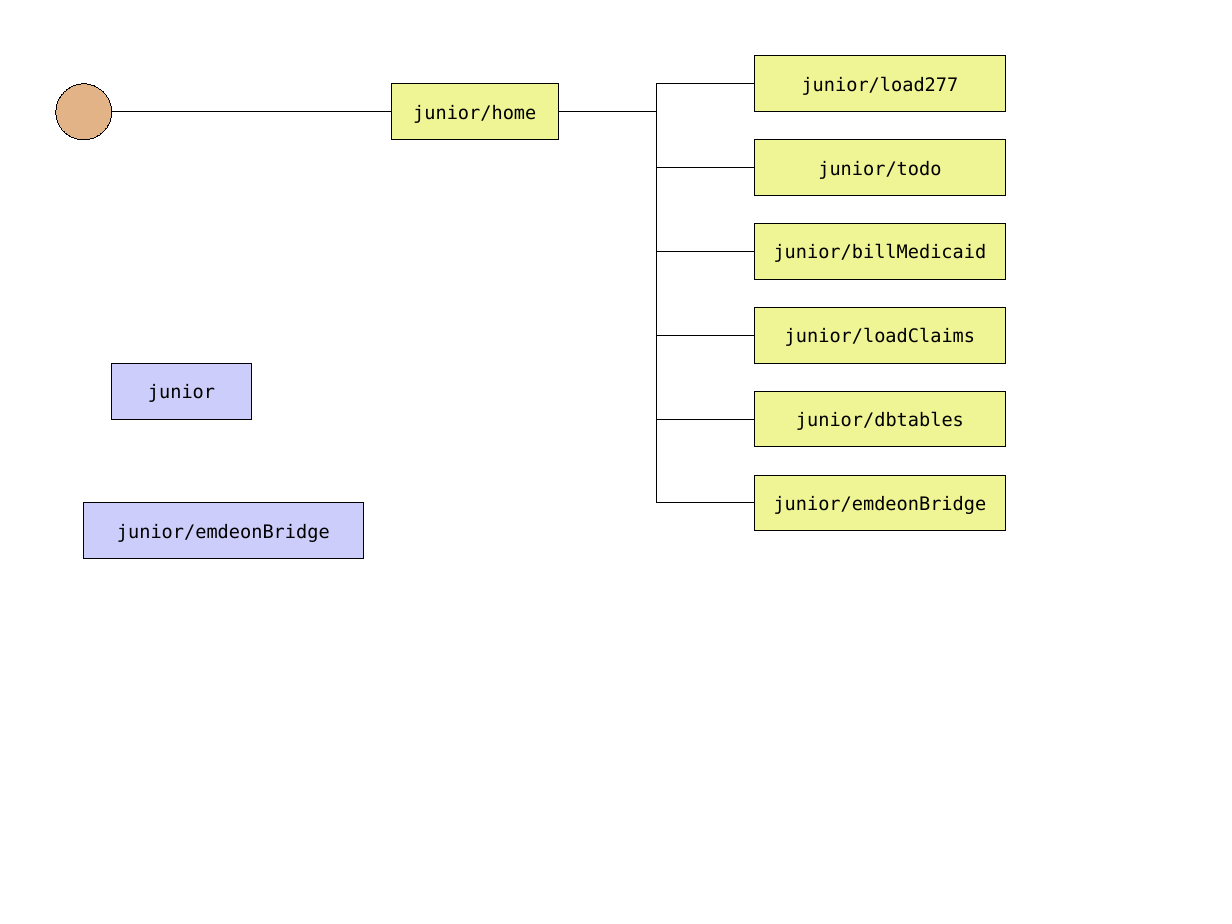
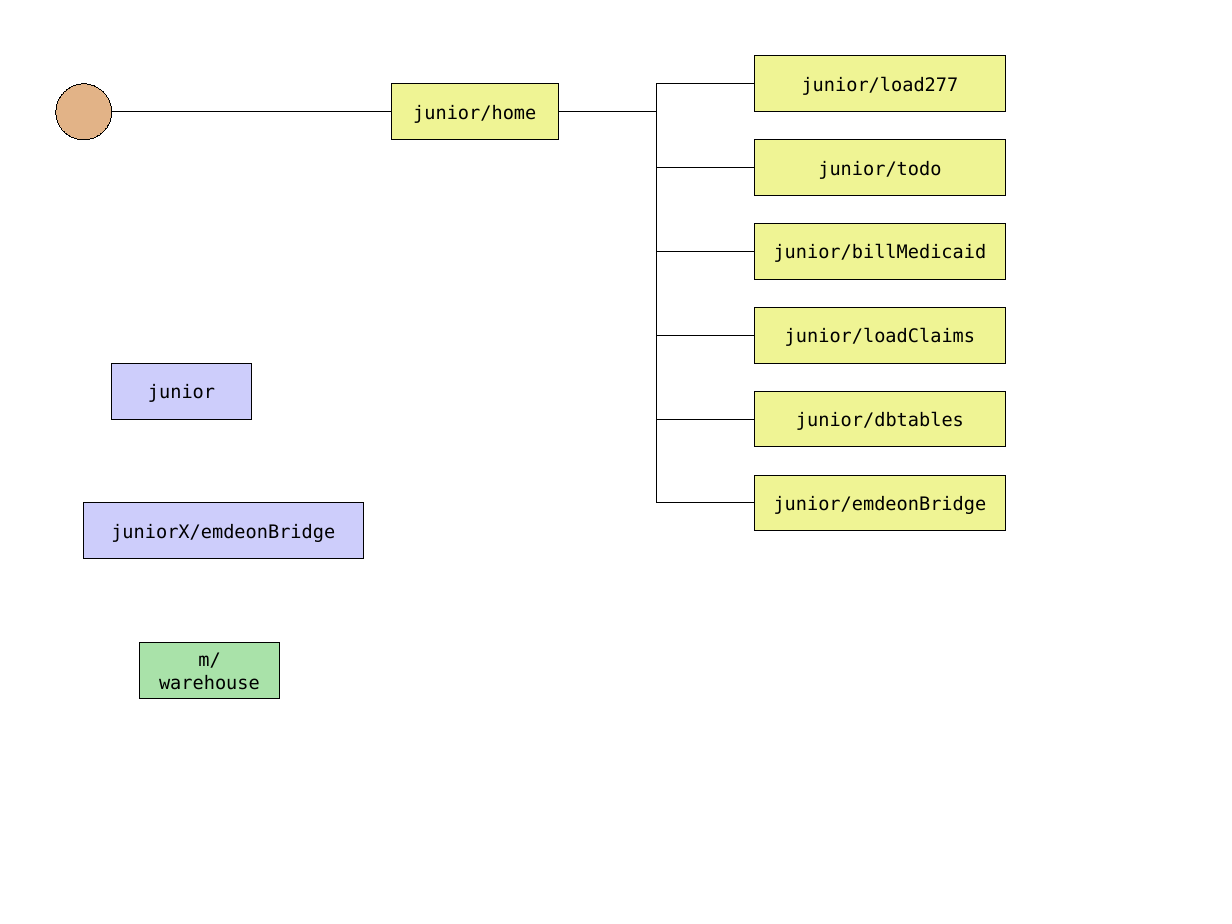
Before and after one commit to JamesLeB/Stout, a slide deck: slide 2 of Documents/junior.odp. Drawn at 1232x924 pixels with LibreOffice and Linux fonts; fonts in the diff are those of the drawing. Boxes give left, top, right and bottom in pixels: in the first picture for what was removed or moved away, otherwise in the second. Text is boxed around its words. In the diff, an @@ line names an element or a change of style, - is before the commit and + after.

```diff
--- a/Documents/junior.odp
+++ b/Documents/junior.odp
@@ text in rectangle at (x1=111, y1=524, x2=335, y2=542): text changed @@
-junior/emdeonBridge
+juniorX/emdeonBridge
@@ rectangle added at (x1=140, y1=643, x2=279, y2=699), fill #A9E2A9, outline #000000 0 pt, 12 pt, text #000000 @@
+m/warehouse
```
Also in this commit, not shown: 2 other slides changed, 1 slide added.
